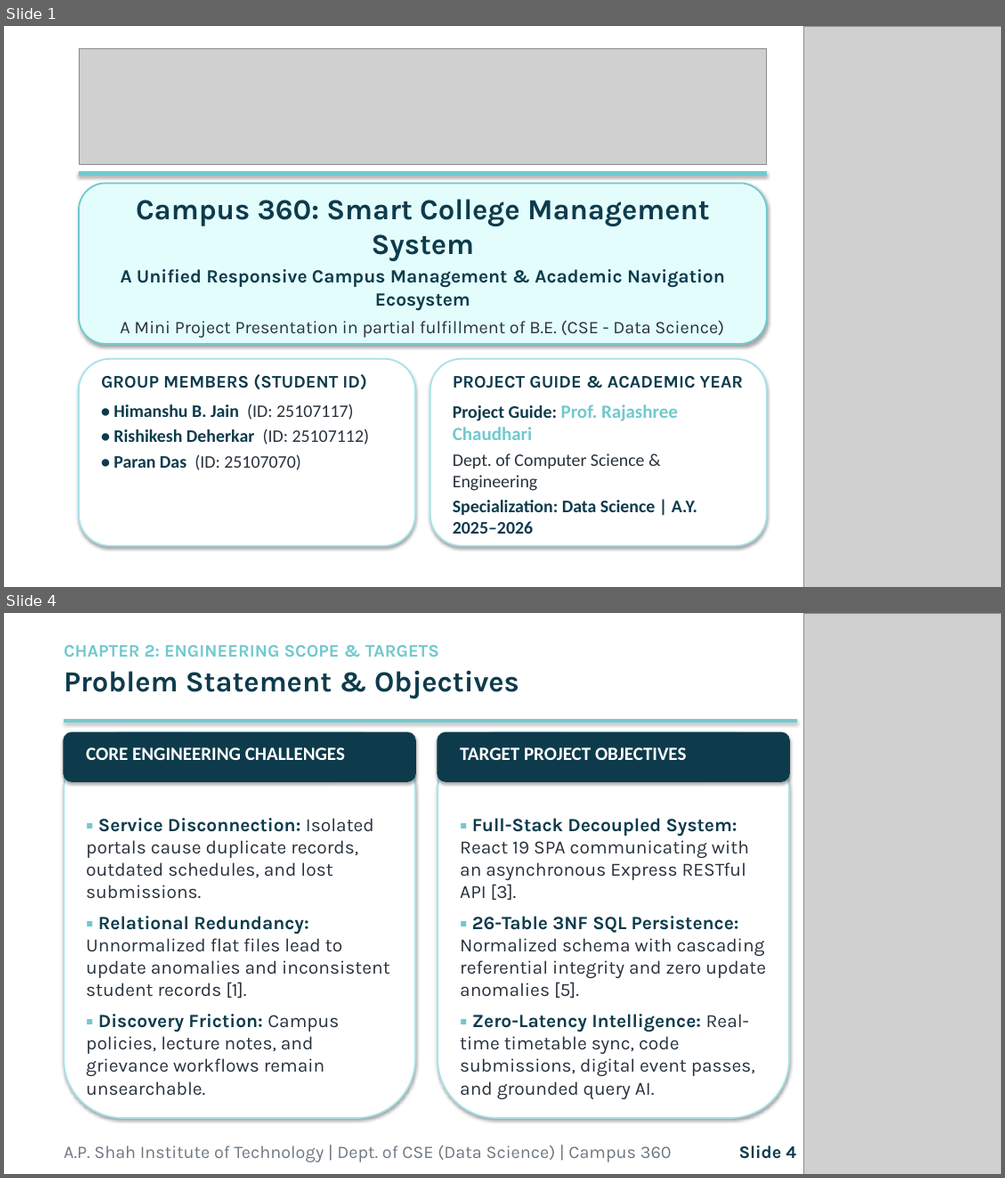
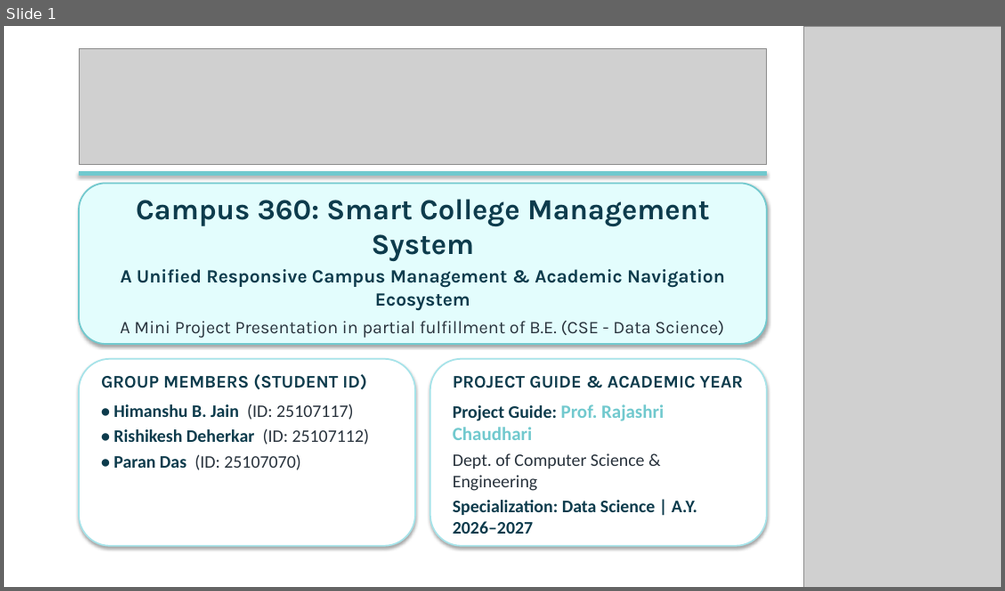
Before and after one commit to Jain07Himanshu/Campus-360, a slide deck: docs/Campus_360_Presentation.pptx. Shown one above the other, each under a label of ours: slides 1 and 4 before the commit, slide 1 after it; the slides between them are not shown. The pictures are 1005x1178 and 1005x591 pixels, drawn with LibreOffice and Linux fonts; fonts in the diff are those of the drawing; grey boxes stand for pictures. Boxes give left, top, right and bottom in pixels: in the first picture for what was removed or moved away, otherwise in the second. Text is boxed around its words. In the diff, an @@ line names an element or a change of style, - is before the commit and + after.

Commit message:
fix(docs): perfect formatting of mini project report, remove wide letter spacing, update academic year to 2026-27, embed high-res diagrams

```diff
--- a/docs/Campus_360_Presentation.pptx
+++ b/docs/Campus_360_Presentation.pptx
@@ slide 4 removed at (x1=4, y1=613, x2=1001, y2=1174), background #FFFFFF @@
@@ picture removed at (x1=804, y1=613, x2=1001, y2=1174) @@
@@ text removed at (x1=64, y1=645, x2=519, y2=699) @@
-CHAPTER 2: ENGINEERING SCOPE & TARGETS
-Problem Statement & Objectives
@@ rectangle removed at (x1=64, y1=719, x2=797, y2=722) @@
@@ rounded rectangle removed at (x1=64, y1=732, x2=415, y2=1118) @@
@@ rounded rectangle removed at (x1=64, y1=732, x2=415, y2=781) @@
@@ rounded rectangle removed at (x1=437, y1=732, x2=789, y2=1118) @@
@@ rounded rectangle removed at (x1=437, y1=732, x2=789, y2=781) @@
@@ text removed at (x1=86, y1=747, x2=345, y2=760) @@
-CORE ENGINEERING CHALLENGES
@@ text removed at (x1=460, y1=747, x2=686, y2=760) @@
-TARGET PROJECT OBJECTIVES
@@ text removed at (x1=86, y1=818, x2=389, y2=1095) @@
-▪ Service Disconnection: Isolated portals cause duplicate records, outdated schedules, and lost submissions.
-▪ Relational Redundancy: Unnormalized flat files lead to update anomalies and inconsistent student records [1].
-▪ Discovery Friction: Campus policies, lecture notes, and grievance workflows remain unsearchable.
@@ text removed at (x1=460, y1=818, x2=766, y2=1099) @@
-▪ Full-Stack Decoupled System: React 19 SPA communicating with an asynchronous Express RESTful API [3].
-▪ 26-Table 3NF SQL Persistence: Normalized schema with cascading referential integrity and zero update anomalies [5].
-▪ Zero-Latency Intelligence: Real-time timetable sync, code submissions, digital event passes, and grounded query AI.
@@ text removed at (x1=64, y1=1145, x2=672, y2=1162) @@
-A.P. Shah Institute of Technology | Dept. of CSE (Data Science) | Campus 360
@@ text removed at (x1=739, y1=1145, x2=796, y2=1159) @@
-Slide 4
@@ slide 1 changed as well @@
@@ text at (x1=453, y1=404, x2=663, y2=440): text changed @@
-Project Guide: Prof. Rajashree Chaudhari
+Project Guide: Prof. Rajashri Chaudhari
@@ text at (x1=453, y1=499, x2=697, y2=533): text changed @@
-Specialization: Data Science | A.Y. 2025–2026
+Specialization: Data Science | A.Y. 2026–2027
```
Also in this commit, not shown: 11 other slides changed, 9 slides added, 2 other slides removed, 4 other files.
